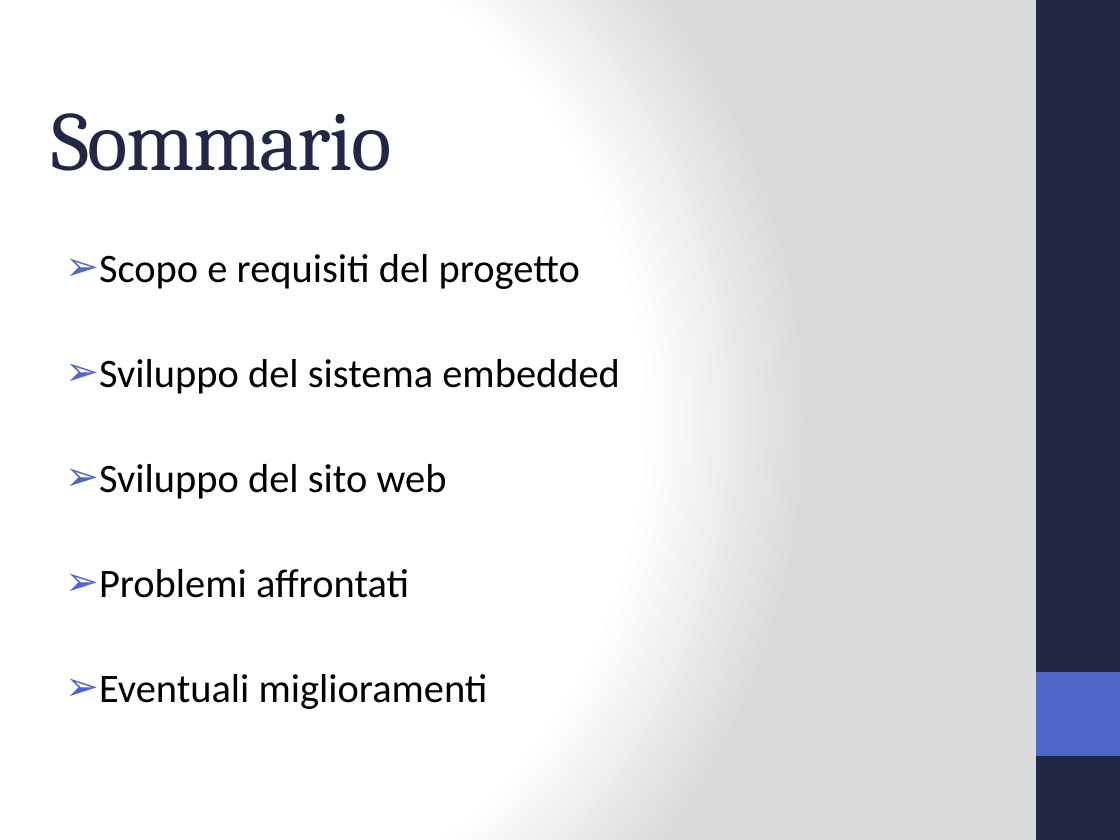
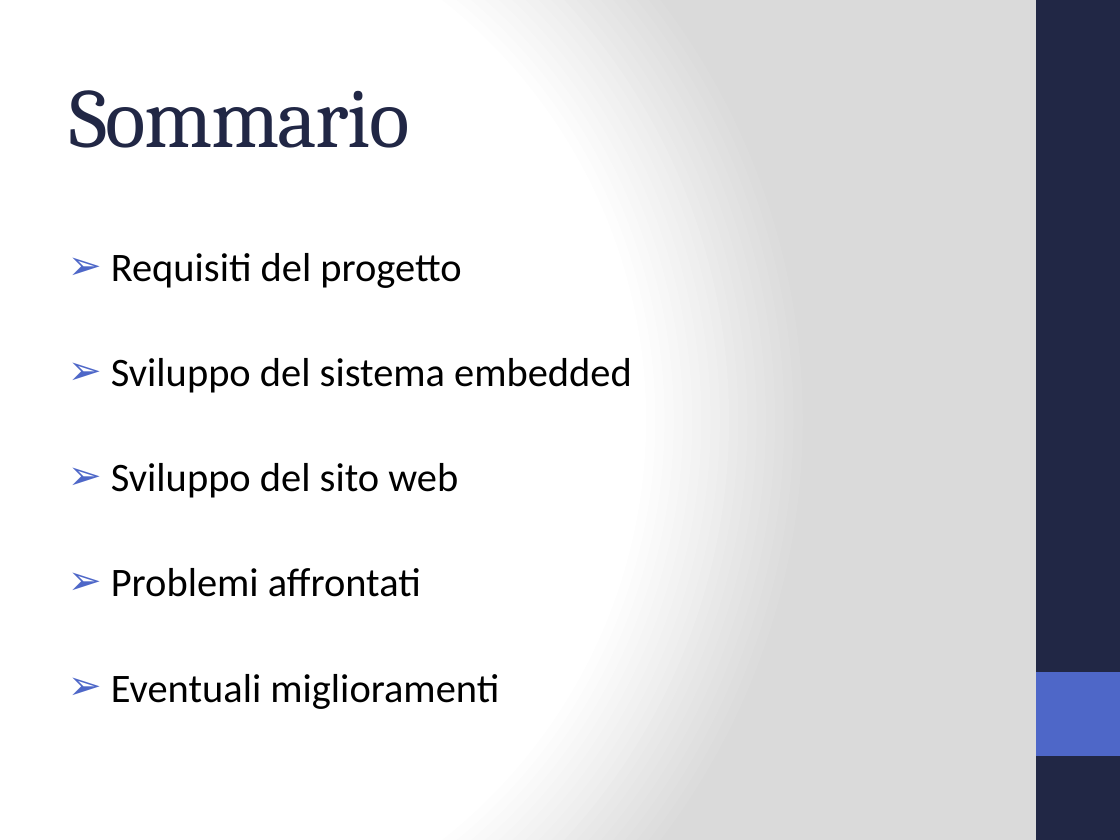
Before and after one commit to Jolsty/SimSim, a slide deck: slide 2 of Tesi_Sistema_Accessi_IoT_Andrei_Ciulpan_872394/presentazione/Sistema Accessi IoT.pptx. Drawn at 1120x840 pixels with LibreOffice and Linux fonts; fonts in the diff are those of the drawing. Boxes give left, top, right and bottom in pixels: in the first picture for what was removed or moved away, otherwise in the second. Text is boxed around its words. In the diff, an @@ line names an element or a change of style, - is before the commit and + after.

```diff
--- a/Tesi_Sistema_Accessi_IoT_Andrei_Ciulpan_872394/presentazione/Sistema Accessi IoT.pptx
+++ b/Tesi_Sistema_Accessi_IoT_Andrei_Ciulpan_872394/presentazione/Sistema Accessi IoT.pptx
@@ title "Sommario" moved from (x1=51, y1=113, x2=391, y2=171) to (x1=69, y1=90, x2=409, y2=148) @@
@@ text at (x1=111, y1=253, x2=461, y2=288): text changed @@
-➢ Scopo e requisiti del progetto
+➢ Requisiti del progetto
```
Also in this commit, not shown: 8 other slides changed, 4 other files.
